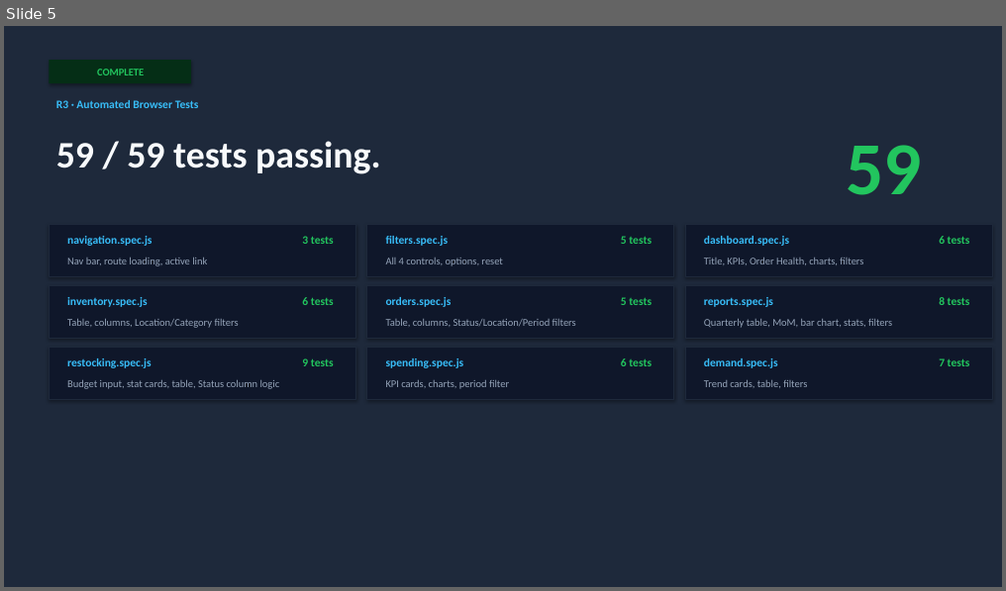
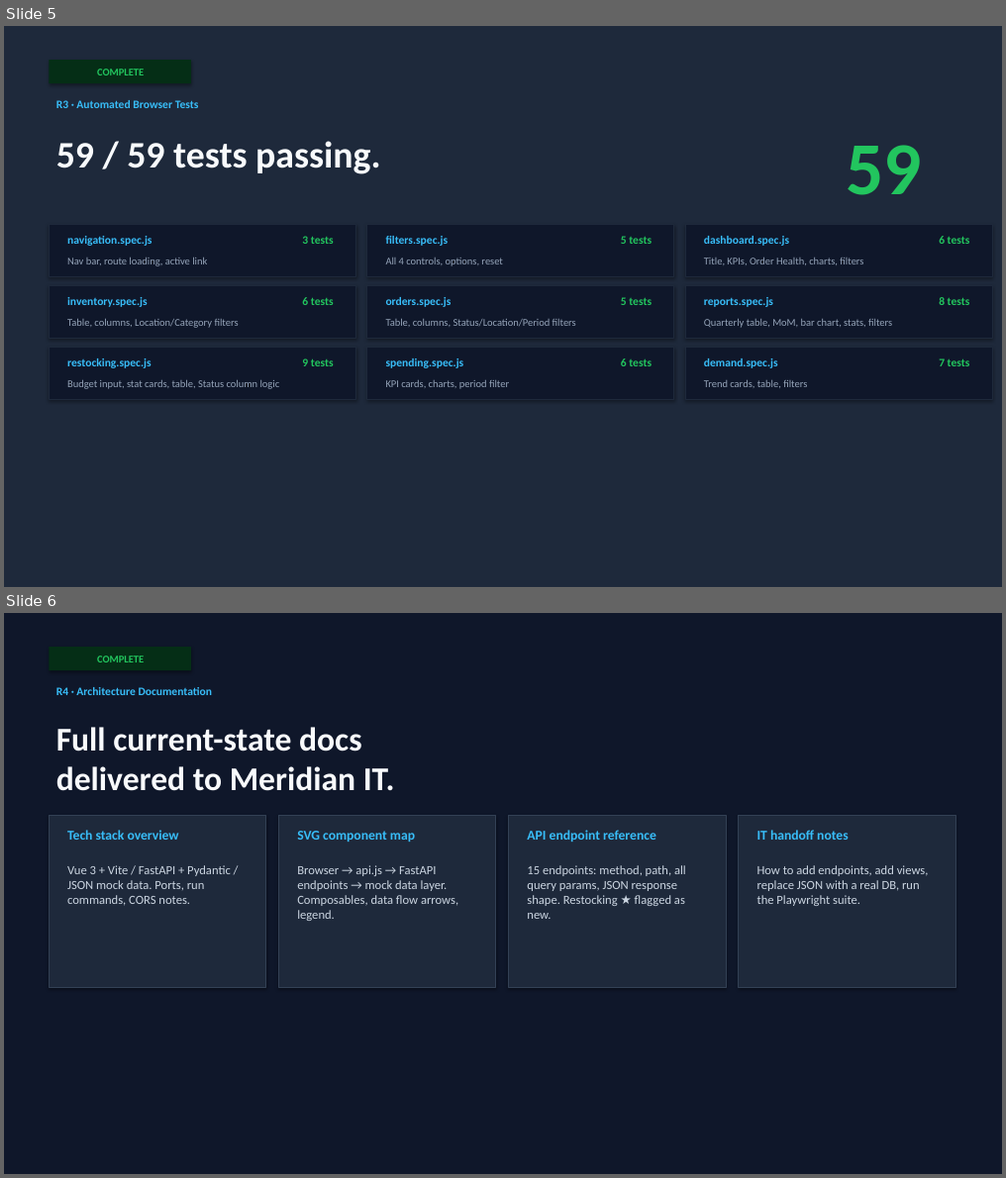
Before and after one commit to lindsey-anthropic/meridian-workshop, a slide deck: proposal/progress-report.pptx. Shown one above the other, each under a label of ours: slide 5 before the commit, slides 5 and 6 after it. The pictures are 1006x591 and 1006x1178 pixels, drawn with LibreOffice and Linux fonts; fonts in the diff are those of the drawing. Boxes give left, top, right and bottom in pixels: in the first picture for what was removed or moved away, otherwise in the second. Text is boxed around its words. In the diff, an @@ line names an element or a change of style, - is before the commit and + after.

```diff
--- a/proposal/progress-report.pptx
+++ b/proposal/progress-report.pptx
@@ slide 6 added at <box>4,613,1002,1174</box>, background #0F172A @@
@@ rectangle added at <box>49,647,191,670</box>, fill #052E16 @@
@@ text added at <box>97,656,144,663</box>, 10 pt, text #22C55E, bold @@
+COMPLETE
@@ text added at <box>56,687,213,695</box>, 11 pt, text #38BDF8, bold @@
+R4 · Architecture Documentation
@@ text added at <box>56,727,395,791</box>, 32 pt, text #F8FAFC, bold @@
+Full current-state docs
+delivered to Meridian IT.
@@ rectangle added at <box>49,815,266,987</box>, fill #1E293B, outline #334155 0.75 pt @@
@@ rectangle added at <box>279,815,496,987</box>, fill #1E293B, outline #334155 0.75 pt @@
@@ rectangle added at <box>509,815,726,987</box>, fill #1E293B, outline #334155 0.75 pt @@
@@ rectangle added at <box>739,815,955,987</box>, fill #1E293B, outline #334155 0.75 pt @@
@@ text added at <box>67,830,179,840</box>, 13 pt, text #38BDF8, bold @@
+Tech stack overview
@@ text added at <box>297,831,415,842</box>, 13 pt, text #38BDF8, bold @@
+SVG component map
@@ text added at <box>527,830,656,842</box>, 13 pt, text #38BDF8, bold @@
+API endpoint reference
@@ text added at <box>757,830,847,840</box>, 13 pt, text #38BDF8, bold @@
+IT handoff notes
@@ text added at <box>67,865,231,906</box>, 12 pt, text #CBD5E1 @@
+Vue 3 + Vite / FastAPI + Pydantic / JSON mock data. Ports, run commands, CORS notes.
@@ text added at <box>297,865,458,921</box>, 12 pt, text #CBD5E1 @@
+Browser → api.js → FastAPI endpoints → mock data layer. Composables, data flow arrows, legend.
@@ text added at <box>527,865,686,919</box>, 12 pt, text #CBD5E1 @@
+15 endpoints: method, path, all query params, JSON response shape. Restocking ★ flagged as new.
@@ text added at <box>757,865,929,906</box>, 12 pt, text #CBD5E1 @@
+How to add endpoints, add views, replace JSON with a real DB, run the Playwright suite.
```
Also in this commit, not shown: 2 slides changed, 1 other slide added, 1 slide removed, 1 other file.
